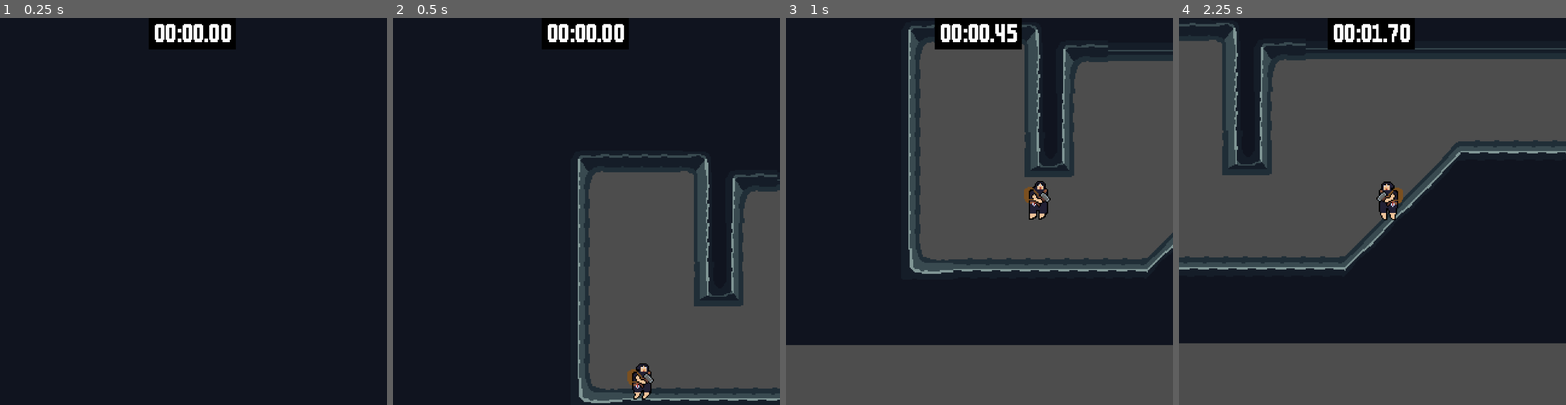
Above: before the commit, frames 1-4 (left to right).
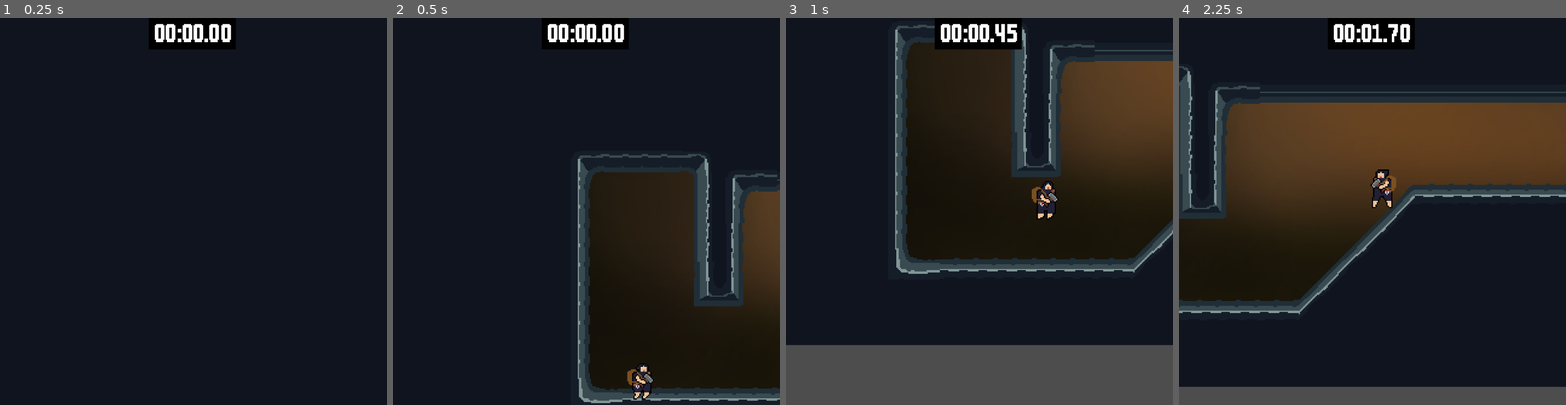
Above: after the commit, the same moments.

Repository: cureforboredom/ludumdare-depths
Game: Godot game, scene res://Scenes/main.tscn
Two runs of this game, one before a commit and one after it. Both use one fixed random seed, a clock stepped at 60 frames per second and the inputs below.
Inputs:
- Up to frame 1 (0.25 s): no input
- Up to frame 2 (0.5 s): no input
- Up to frame 3 (1 s): hold D (Right) from 0.53 s (still down); tap Space (Jump) at 0.77 s
- Up to frame 4 (2.25 s): tap Space (Jump) at 1.52 s; release D (Right) at 2.03 s; hold A (Left) from 2.03 s (still down)

Frame 1 is identical in both runs. In frame 2, 22% of the frame differs, in the area x 50-100%, y 39-97%; in frame 3, 36%; in frame 4, 58%, in the area x 0-100%, y 1-96%.

Commit message:
progress

Diff:
--- a/Scenes/main.tscn
+++ b/Scenes/main.tscn
@@ -9,6 +9,7 @@
 [ext_resource type="Script" uid="uid://brbh8au2ig72j" path="res://Scripts/platforms.gd" id="8_ynf5e"]
 [ext_resource type="PackedScene" uid="uid://jar0bg1rutww" path="res://Scenes/moving_platform.tscn" id="9_hptm8"]
 [ext_resource type="PackedScene" uid="uid://vwadjkrabsvi" path="res://Scenes/HUD.tscn" id="9_ynf5e"]
+[ext_resource type="Texture2D" uid="uid://c8pbbilrbtudy" path="res://Assets/background.png" id="10_6iyac"]
 [ext_resource type="PackedScene" uid="uid://b2l4rb1er6maj" path="res://Assets/Levels/testlevel.tscn" id="10_d1ilt"]
 
 [node name="Main" type="Node2D"]
@@ -65,6 +66,11 @@
 dist = Vector2(150, -150)
 duration = 6.0
 
+[node name="Background" type="Sprite2D" parent="."]
+position = Vector2(760, 792)
+scale = Vector2(-0.245, -0.215)
+texture = ExtResource("10_6iyac")
+
 [node name="testlevel" parent="." instance=ExtResource("10_d1ilt")]
 position = Vector2(512, 1024)
 
--- a/Scenes/player.tscn
+++ b/Scenes/player.tscn
@@ -131,7 +131,7 @@
 
 [node name="Player" type="CharacterBody2D"]
 floor_max_angle = 1.0472
-floor_snap_length = 3.0
+floor_snap_length = 5.3
 script = ExtResource("1_kyqiw")
 
 [node name="CollisionShape2D" type="CollisionShape2D" parent="."]
--- a/Scripts/player.gd
+++ b/Scripts/player.gd
@@ -1,13 +1,13 @@
 extends CharacterBody2D
 
-const MAX_SPEED = 150.0
-const INIT_SPEED = 30.0
-const ACCEL = 600.0
+const MAX_SPEED = 190.0
+const INIT_SPEED = 50.0
+const ACCEL = 800.0
 const JUMP_VELOCITY = -275.0
-const JUMP_TIME = 0.3
+const JUMP_TIME = 0.4
 const JUMP_BUFFER = 0.15
 const COYOTE_TIME = 0.15
-const WALL_TIME = 0.20
+const WALL_TIME = 0.25
 
 var jump_timer = 0
 var jump_buffer_timer = 0
Binary file changed: Releases/Web/index.icon.png
Not shown: 1 places in Scenes/main.tscn that only renumber resources
Not shown, changed: Releases/Web/index.html
Not shown, changed: Releases/Web/index.pck
